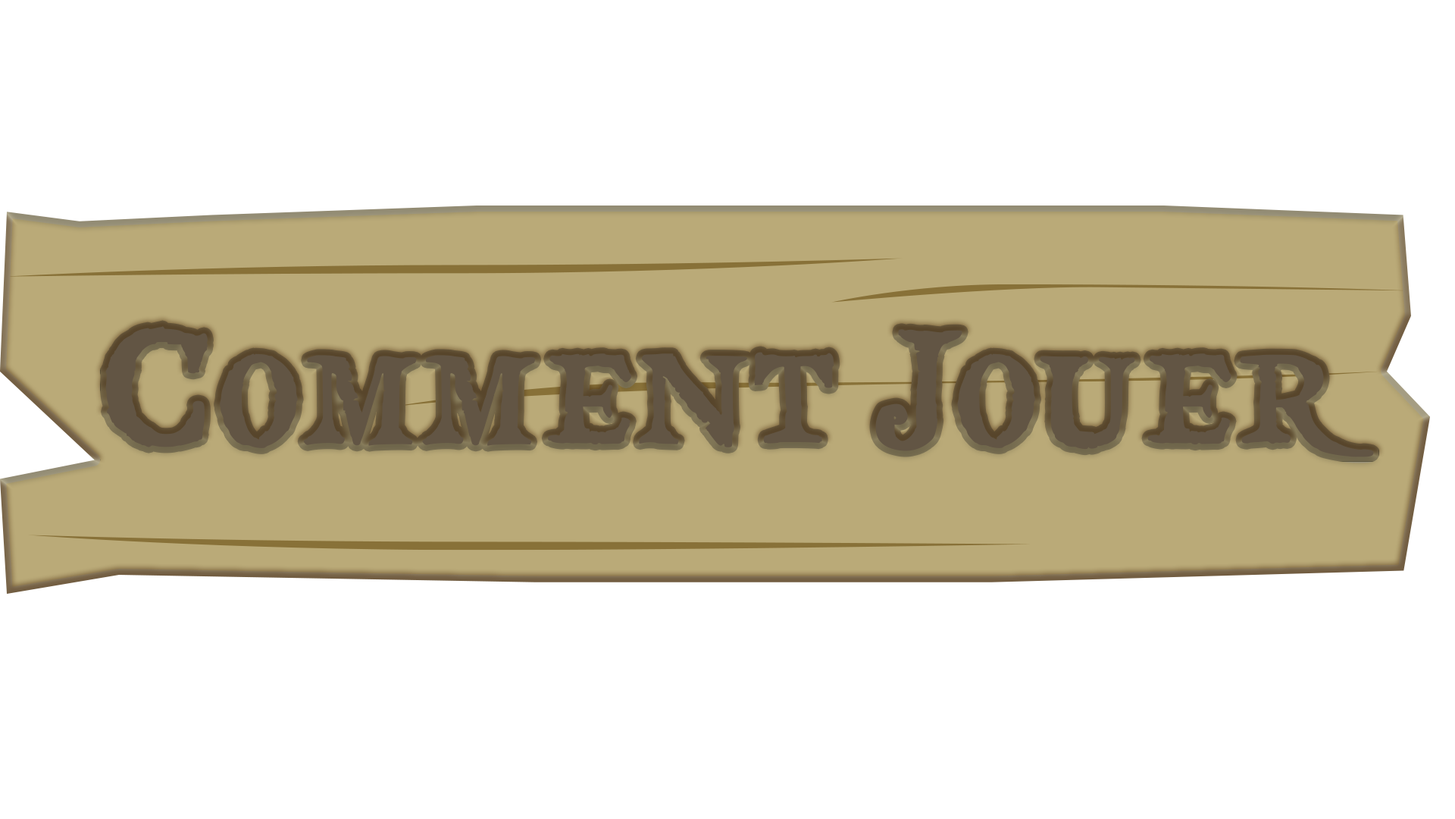
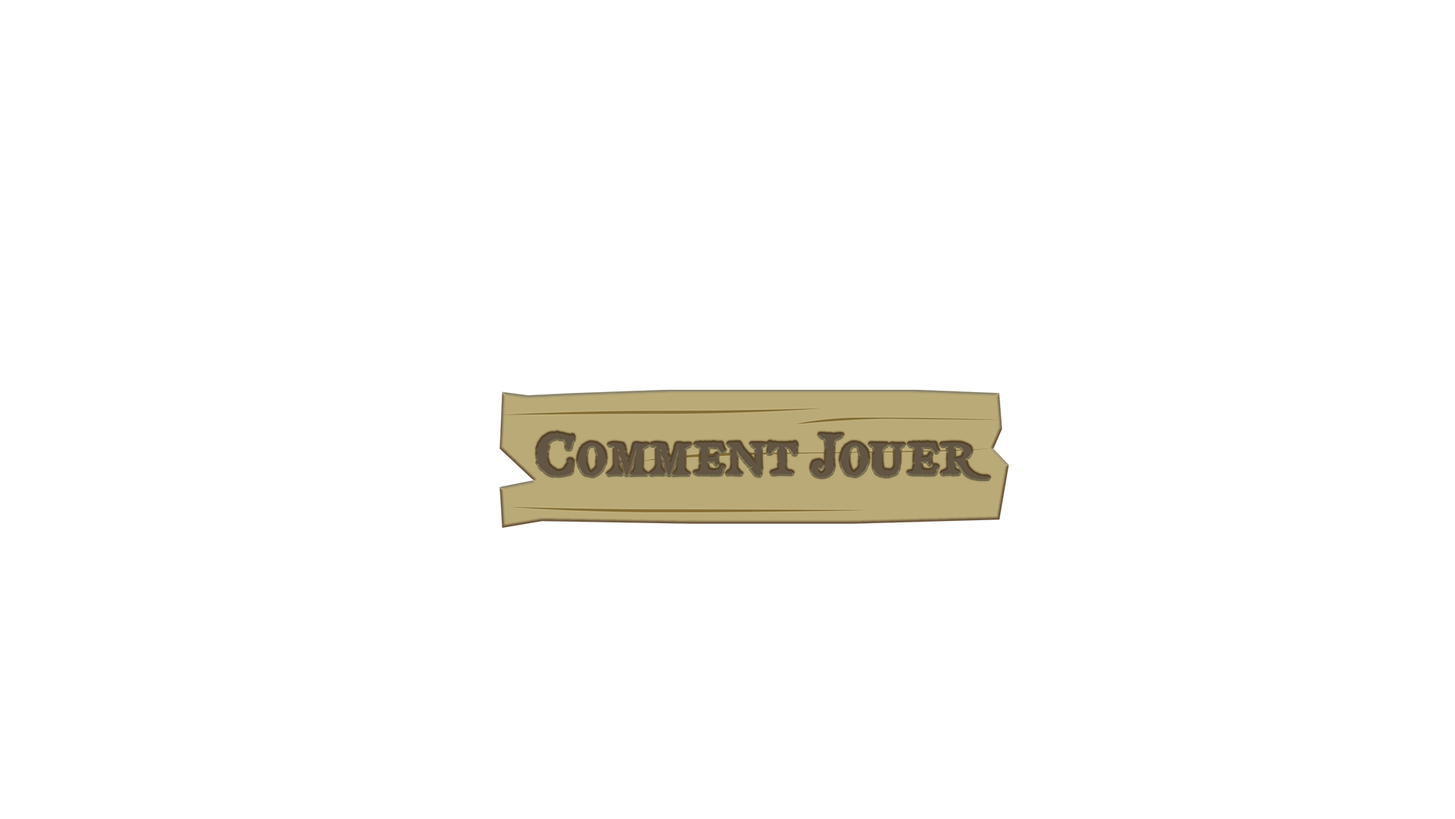
Layer changes from the first 1455×819 image to the second:
painted on "Bouton_ComJouer" over [0,205,1431,594]
